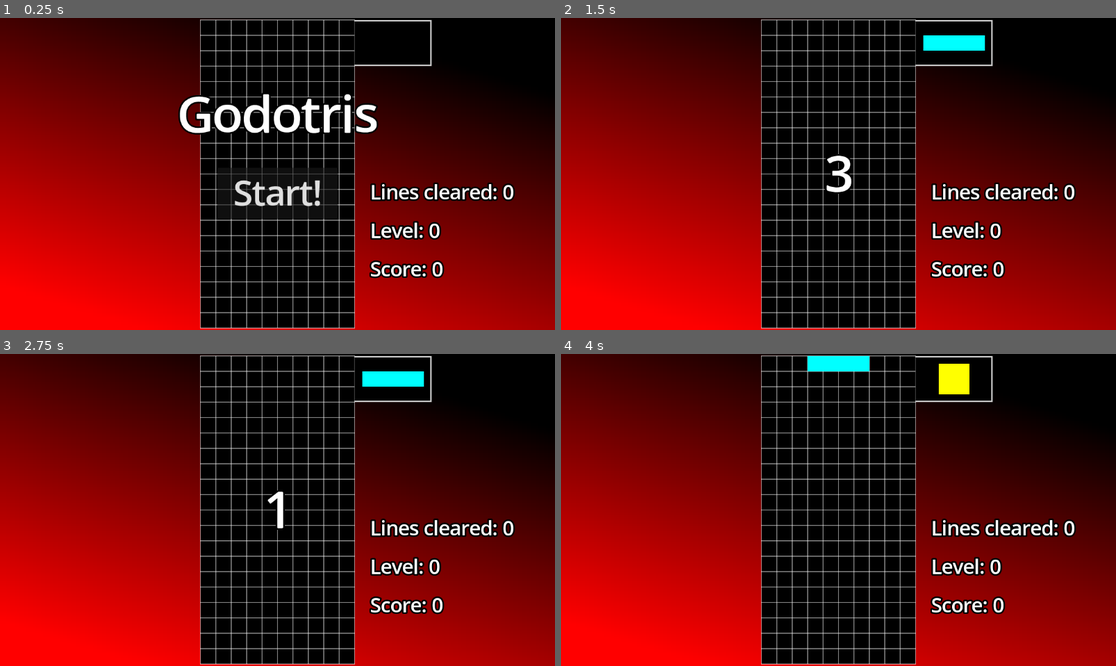
Above: before the commit, frames 1-4 (two rows, left to right).
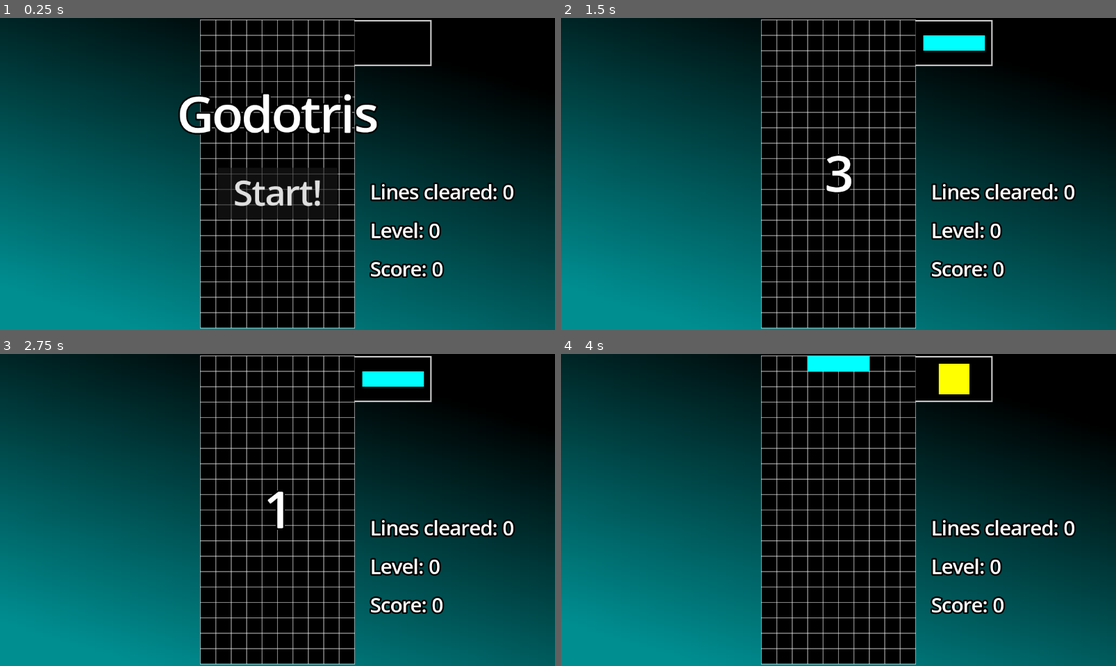
Above: after the commit, the same moments.

Repository: popcar2/GodotOS
Game: Godot game, scene res://Games/Godotris/Game/godotris_game.tscn
Two runs of this game, one before a commit and one after it. Both use one fixed random seed, a clock stepped at 60 frames per second and the inputs below. This scene is started directly instead of the project's main scene.
Inputs (mouse positions are in pixels of both pictures, inside the frame that each line leads up to):
- Up to frame 1 (0.25 s): no input
- Up to frame 2 (1.5 s): click "Start!" at 0.5 s; tap Enter (ui_accept) at 1.25 s; move the mouse to (960, 158) at 1.27 s; hold D (move_right) from 1.28 s (still down); tap S (s) at 1.35 s; click (960, 158) at 1.42 s
- Up to frame 3 (2.75 s): tap Space (jump) at 1.52 s; release D (move_right) at 2 s; tap Enter (ui_accept) at 2 s; drag from (166, 525) to (249, 572) at 2.02 s
- Up to frame 4 (4 s): move the mouse to (894, 441) at 2.77 s; hold A (move_left) 2.78-3.5 s; tap S (s) at 2.85 s; tap Enter (ui_accept) at 3.5 s; drag from (810, 572) to (672, 463) at 3.52 s

The runs differ from the first frame. In frame 1, 61% of the frame differs, in the area x 0-100%, y 0-100%; in frame 2, 61%; in frame 3, 61%; in frame 4, 61%.

Commit message:
Changing background color

Diff:
--- a/Games/Godotris/Game/godotris_game.tscn
+++ b/Games/Godotris/Game/godotris_game.tscn
@@ -14,7 +14,7 @@
 [ext_resource type="PackedScene" uid="uid://ntmchus4unn0" path="res://Games/Godotris/Piece/z_piece.tscn" id="11_1drbf"]
 
 [sub_resource type="Gradient" id="Gradient_nlwv3"]
-colors = PackedColorArray(1, 0, 0, 1, 0, 0, 0, 1)
+colors = PackedColorArray(0, 0.556863, 0.568627, 1, 0, 0, 0, 1)
 
 [sub_resource type="GradientTexture2D" id="GradientTexture2D_he5fk"]
 gradient = SubResource("Gradient_nlwv3")
